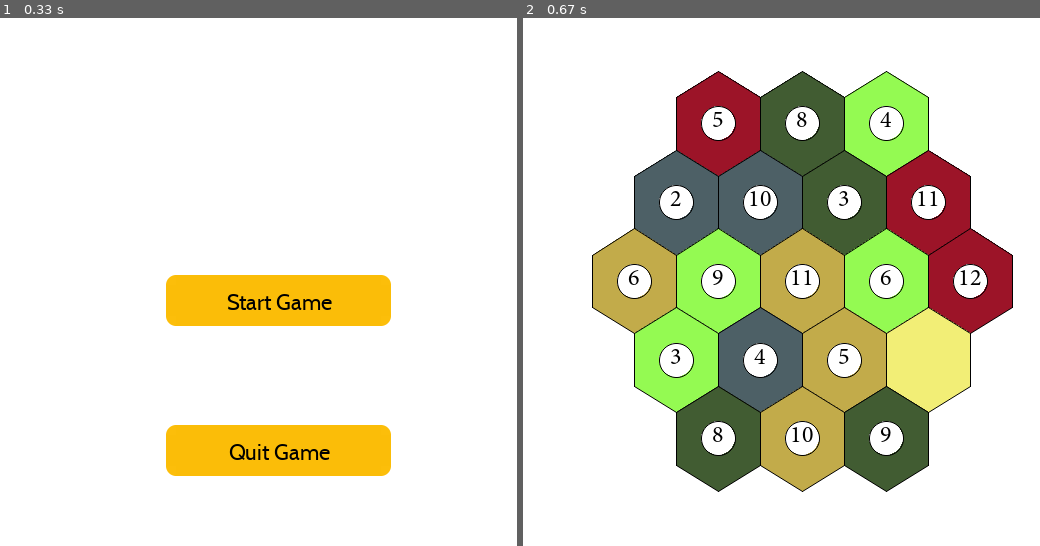
Above: before the commit, frames 1-2 (left to right).
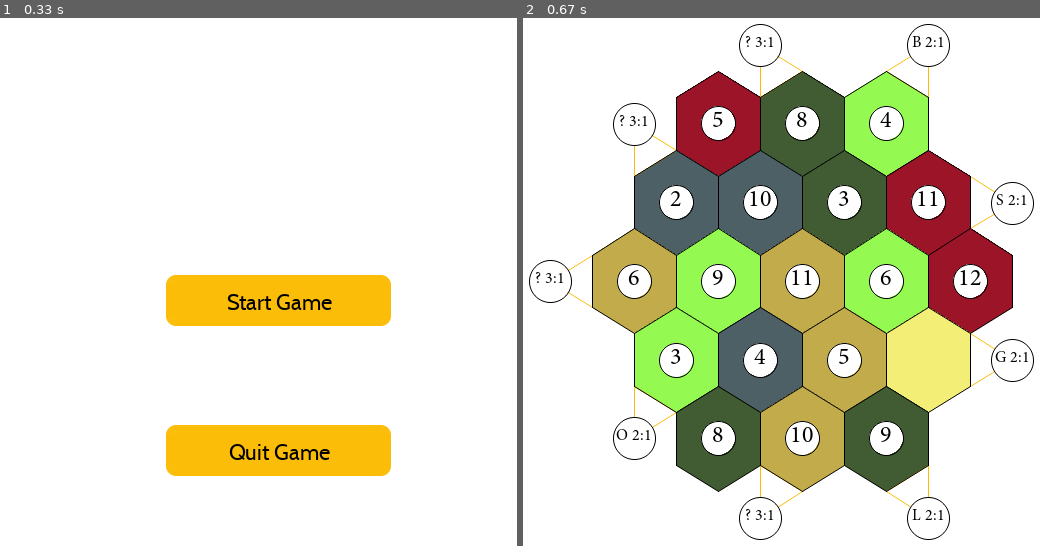
Above: after the commit, the same moments.

Repository: hdavidethan/catan-tp
Game: pygame game, started from app.py
The game is run twice, just before and just after one commit, with the same random seed, the same clock (stepped at 60 frames per second) and the same inputs.
Inputs (mouse positions are in pixels of both pictures, inside the frame that each line leads up to):
- Up to frame 1 (0.33 s): no input
- Up to frame 2 (0.67 s): press the mouse at (802, 297) at 0.37 s; move the mouse to (812, 387) at 0.47 s; release the mouse at (828, 477) at 0.6 s

Frame 1 is identical in both runs. In frame 2, 1.4% of the frame differs, in the area x 1-99%, y 1-99%.

Commit message:
Added Port Representation

Diff:
--- a/app.py
+++ b/app.py
@@ -6,9 +6,7 @@
 from config.colors import Colors
 from config.config import windowConfig
 from config.text import Text
-
-# TODO: Make Buttons OOPy
-# TODO: Create Board Representation
+from resources.game.math import CatanMath
 
 class CatanGame(PygameGame):
     # Run on app init
@@ -58,8 +56,11 @@
             self.drawMenu(screen)
 
         if (self.activeMode == 'game'):
-            # self.drawGUI(screen)
-            self.drawBoard(screen)
+            self.drawGame(screen)
+
+    def drawGame(self, screen):
+        # self.drawGUI(screen)
+        self.drawBoard(screen)
 
     def drawMenu(self, screen):
         for element in self.elements:
@@ -92,37 +93,58 @@
                 x1 = leftOffset + (j + 1) * hexWidth
                 y0 = i * ySpacing + boardBounds[1]
                 y1 = y0 + hexHeight
-                pygame.draw.polygon(screen, hexFill,
-                    self.getHexagonPoints((x0, y0, x1, y1)))
-                gfxdraw.aapolygon(screen, self.getHexagonPoints((x0, y0, x1, y1)), Colors.BLACK)
+                center = (int(x0 + (x1-x0)/2), int(y0 + (y1-y0)/2))
+                hexPoints = CatanMath.getHexagonPoints((x0, y0, x1, y1))
+                pygame.draw.polygon(screen, hexFill, hexPoints)
+                self.drawPorts(screen, (i, j+firstIndex), hexPoints, center)
+                gfxdraw.aapolygon(screen, hexPoints, Colors.BLACK)
+                self.drawTokens(screen, hexHeight, (i, j+firstIndex), center)
 
-                # Draw Token
-                center = (int(x0 + (x1-x0)/2), int(y0 + (y1-y0)/2))
-                tokenSize = int(0.17 * hexHeight)
-                number = self.board.hexBoard[i][j+firstIndex].number
-                if (number != None):
-                    pygame.draw.circle(screen, Colors.WHITE, center, tokenSize)
-                    gfxdraw.aacircle(screen, center[0], center[1], tokenSize, Colors.BLACK)
-                    if (number in [6, 8]):
-                        tokenColor = Colors.BLACK
-                    else:
-                        tokenColor = Colors.BLACK
-                    token = Text.TOKEN_FONT.render(str(number), True, tokenColor)
-                    tokenSurf = token.get_rect()
-                    tokenSurf.center = center
-                    screen.blit(token, tokenSurf)
+    def drawTokens(self, screen, hexHeight, pos, center):
+        i, j = pos
+        tokenSize = int(0.17 * hexHeight)
+        number = self.board.hexBoard[i][j].number
+        if (number != None):
+            pygame.draw.circle(screen, Colors.WHITE, center, tokenSize)
+            gfxdraw.aacircle(screen, center[0], center[1], tokenSize, Colors.BLACK)
+            if (number in [6, 8]):
+                tokenColor = Colors.BLACK
+            else:
+                tokenColor = Colors.BLACK
+            token = Text.TOKEN_FONT.render(str(number), True, tokenColor)
+            tokenSurf = token.get_rect()
+            tokenSurf.center = center
+            screen.blit(token, tokenSurf)
 
-    def getHexagonPoints(self, bounds):
-        x0, y0, x1, y1 = bounds
-        width = x1 - x0
-        height = y1 - y0
-        point1 = (x0, y0 + height/4)
-        point2 = (x0+width/2, y0)
-        point3 = (x1, y0 + height/4)
-        point4 = (x1, y0 + 3*height/4)
-        point5 = (x0+width/2, y1)
-        point6 = (x0, y0 + 3*height/4)
-        return [point1, point2, point3, point4, point5, point6]
+    def drawPorts(self, screen, currentPos, hexPoints, center):
+        portLocations = [[(0,3), (0,1)], [(0,4), (1,2)], [(1,1), (0,1)],
+                        [(1,4), (2,3)], [(2,0), (0, 5)], [(3,0), (4,5)],
+                        [(3,3), (2,3)], [(4,1), (4,5)], [(4,2), (3,4)]]
+        portIndex = 0
+        for port in portLocations:
+            if (currentPos == port[0]):
+                pos, nodes = port
+                point1 = hexPoints[nodes[0]]
+                point2 = hexPoints[nodes[1]]
+                triangle = CatanMath.getEqTriangle(screen, point1, point2, center)
+                gfxdraw.aapolygon(screen, triangle, Colors.GOLD_1)
+                cx, cy = triangle[2]
+                cx, cy = int(cx), int(cy)
+                portSize = int(0.2 * self.boardSize / 4)
+                pygame.draw.circle(screen, Colors.WHITE, (cx, cy), portSize)
+                gfxdraw.aacircle(screen, cx, cy, portSize, Colors.BLACK)
+                portText = self.getPortText(portIndex)
+                portLabel = Text.PORT_FONT.render(portText, True, Colors.BLACK)
+                portSurf = portLabel.get_rect()
+                portSurf.center = (cx, cy)
+                screen.blit(portLabel, portSurf)
+            portIndex += 1
+
+    def getPortText(self, portIndex):
+        port = self.board.ports[portIndex]
+        ports = {'wildcard':'? 3:1', 'lumber':'L 2:1', 'sheep':'S 2:1',
+                'grain':'G 2:1', 'brick':'B 2:1', 'ore':'O 2:1'}
+        return ports[port]
 
     def getFill(self, tile):
         colors = {'forest':Colors.FOREST, 'desert':Colors.DESERT,
--- a/config/text.py
+++ b/config/text.py
@@ -3,4 +3,5 @@
 
 class Text(object):
     TOKEN_FONT = pygame.font.Font("resources/assets/minion-regular.ttf", 24)
+    PORT_FONT = pygame.font.Font("resources/assets/minion-regular.ttf", 16)
     BUTTON_FONT = pygame.font.Font("resources/assets/cabin-regular.ttf", 22)
--- /dev/null
+++ b/resources/game/math.py
@@ -0,0 +1,27 @@
+import math
+class CatanMath(object):
+    # Draws an equilateral triangle from a hexagon outside the hexagon
+    @staticmethod
+    def getEqTriangle(screen, point1, point2, center):
+        x1, y1 = point1
+        x2, y2 = point2
+        cx, cy = center
+        dx = -(cx - x1)
+        dy = -(cy - y1)
+        newX = x2 + dx
+        newY = y2 + dy
+        return (point1, point2, (newX, newY))
+
+    # Gets coordinates of all hexagon points
+    @staticmethod
+    def getHexagonPoints(bounds):
+        x0, y0, x1, y1 = bounds
+        width = x1 - x0
+        height = y1 - y0
+        point1 = (x0, y0 + height/4)
+        point2 = (x0+width/2, y0)
+        point3 = (x1, y0 + height/4)
+        point4 = (x1, y0 + 3*height/4)
+        point5 = (x0+width/2, y1)
+        point6 = (x0, y0 + 3*height/4)
+        return [point1, point2, point3, point4, point5, point6]
